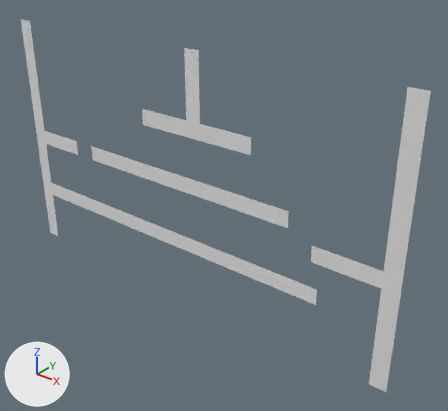
An edit to the OBJ model Lemmings/Assets/Tiled2Unity/Meshes/level_02_tmx.obj, drawn before and after from the same camera.
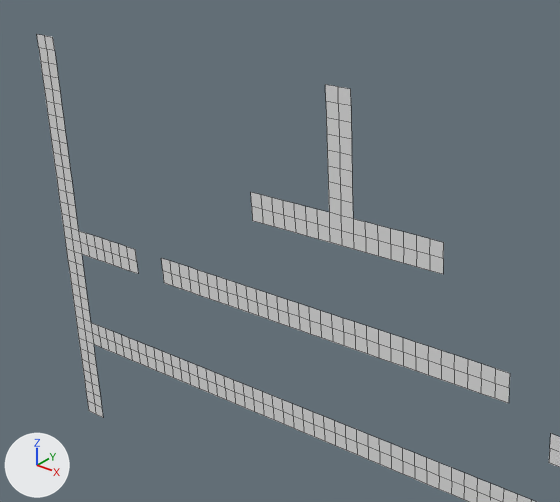
Each version is shown whole from a camera (50 mm lens) standing at (573.0, -1581.0, 438.0) and looking at (-749.0, 72.0, -586.0), then close up on the part from 0% to 71% of the width and 0% to 69% of the height. The lights are fixed; the arrows at lower left show +X, +Y and +Z. The close-ups show mesh edges as thin lines. Where no turn or scale is listed for an object, it has been applied to the vertices.

Script lines for the objects in view, before the commit:
```python
me_level_02_tmx = bpy.data.meshes.new('level_02_tmx')
me_level_02_tmx.from_pydata(...)  # 549 vertices, 358 faces; spans x -1792.0..0.0, y 0.0, z -1024.0..0.0
ob_level_02_tmx = bpy.data.objects.new('level_02_tmx', me_level_02_tmx)
ob_level_02_tmx.location = (0.0, 0.0, 0.0)
```
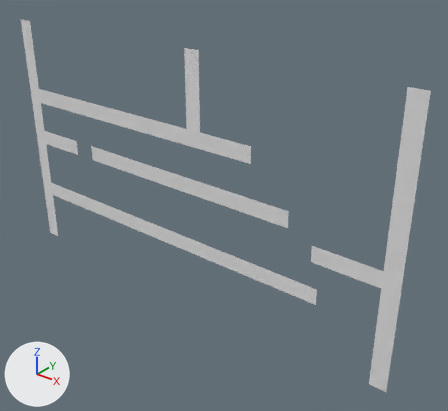
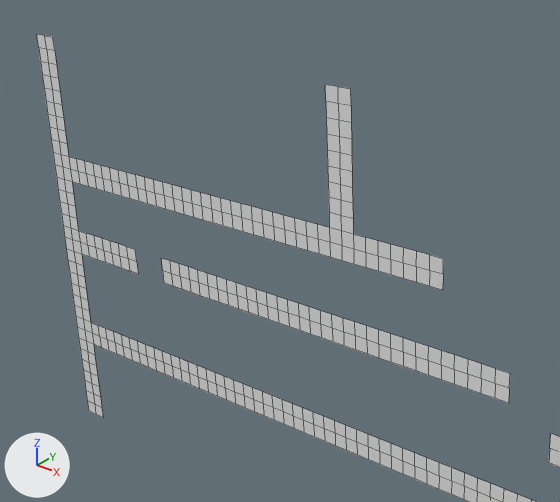
Where the change shows, as pixel boxes (x1, y1, x2, y2) in the close-ups (560 x 502 px):
part 1 of me_level_02_tmx, built on: before (251, 192, 444, 258); after (69, 157, 443, 290)

The edits, one by one:
me_level_02_tmx is used by ob_level_02_tmx; location (0.0, 0.0, 0.0).
me_level_02_tmx had 549 vertices, 358 faces and spanned x -1792.0..0.0, y 0.0, z -1024.0..0.0.
me_level_02_tmx now has 609 vertices, 400 faces and spans x -1792.0..0.0, y 0.0, z -1024.0..0.0.
Part 1, on me_level_02_tmx:
14 vertices are removed from x -1088.0..-576.0, y 0.0, z -256.0.
14 faces are deleted.
57 vertices are added at x -1696.0..-1120.0, y 0.0, z -352.0..-288.0.
17 new vertices lie (0.0, 0.0, -32.0) away from vertices in x -1088.0..-576.0, y 0.0, z -320.0.
56 new faces join them.
